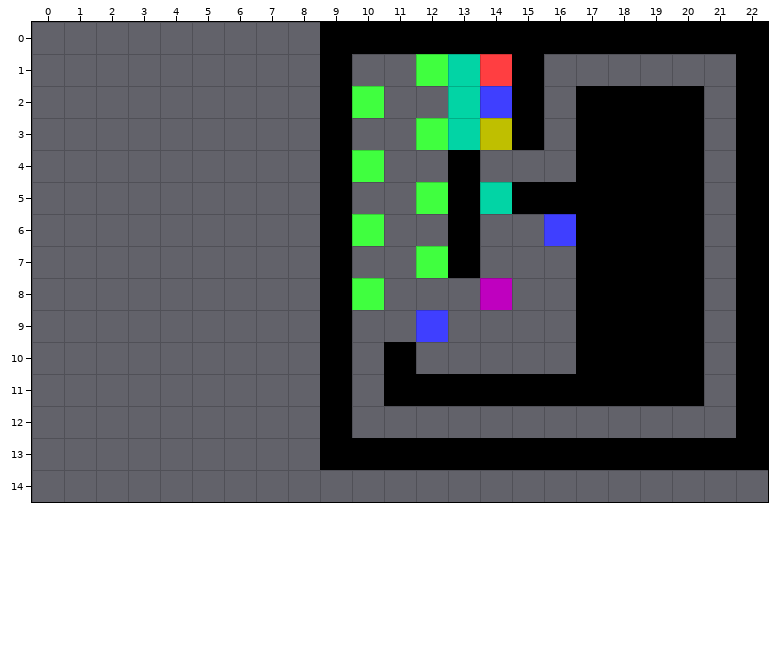
Two versions of a level (Tiled map, maps/World 1/map7.tmx). Above: the version before the commit.
Cells are 32x32 px. Shown: x 0..22, y 0..14. The old version is drawn lined up with the new one.
And afterwards:
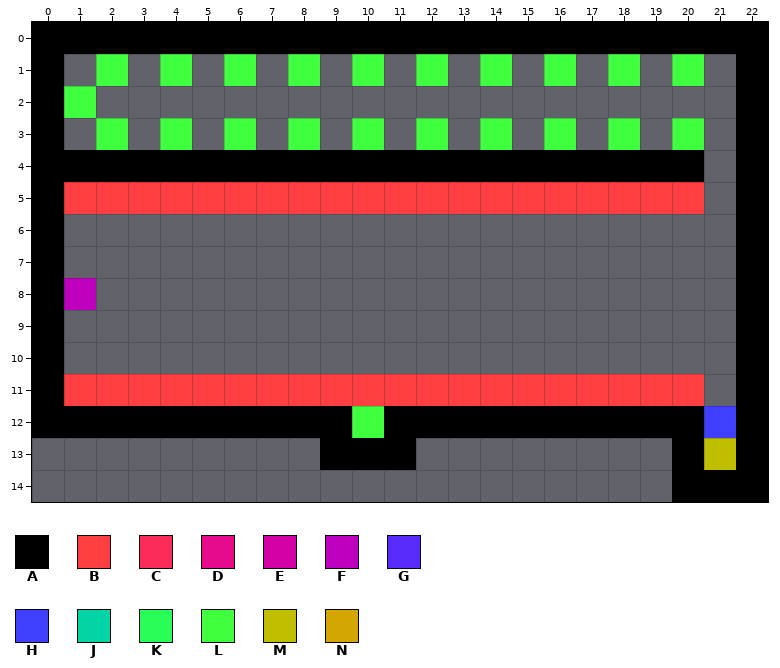
Key: from "basic": A 10 "Wall", B 11 "001", C 12 "002", D 14 "004", E 15 "005", F 16 "006", G 20 "010", H 21 "011", J 27 "017", K 30 "020", L 31 "021", M 36 "026", N 37 "027".
_ is an empty cell.
Objects are placed by their top-left corner, in cells (3,4 is the top-left corner of cell 3,4); size is 1x1 cell unless given.
Tiles replaced or removed in this view: A, C, D, H, J, L, N.
The edit:
Changed rows in their new state; . is an unchanged cell.
map size 14x14 -> 23x15 cells (old content now starts at 9,0; both pictures use the new coordinates)
Layer "tiles":
first column x 0:
 0 AAAAAAAAA..............
 1 A.K.K.K.K_K.._K_K.K.K..
 2 AK.......__..___.____..
 3 A.K.K.K.K_K.._K_K_K_K..
 4 AAAAAAAAA.AAA.AAA......
 5 ABBBBBBBBBBBBBBBBBBBB..
 6 A........__.._.._____..
 7 A........_..._...____..
 8 AE......._...._..____..
 9 A........_.......____..
10 A........_._.....____..
11 ABBBBBBBBBBBBBBBBBBBB..
12 AAAAAAAAA.KAAAAAAAAAAG.
13 ............________.N.
14 ....................AAA
Layer "objects":
added: L "toggle 'kills' to S5" at 2,1
added: L "toggle 'kills' to S1" at 4,1
added: L "toggle 'kills' to S30" at 6,1
added: L "toggle 'kills' to S6" at 8,1
added: L "toggle 'kills' to S25" at 10,1
added: L "toggle 'kills' to S9" at 14,1
added: L "toggle 'kills' to S15" at 16,1
added: L "toggle 'kills' to S11" at 18,1
added: L "toggle 'kills' to S38" at 20,1
added: L "toggle 'kills' to S35" at 1,2
added: L "toggle 'kills' to S2" at 20,3
added: L "toggle 'kills' to S26" at 18,3
added: L "toggle 'kills' to S12" at 16,3
added: L "toggle 'kills' to S24" at 14,3
added: L "toggle 'kills' to S9" at 10,3
added: L "toggle 'kills' to S33" at 8,3
added: L "toggle 'kills' to S19" at 6,3
added: L "toggle 'kills' to S17" at 4,3
added: L "toggle 'kills' to S24" at 2,3
added: B "S1" at 1,5
added: B "S2" at 2,5
added: B "S3" at 3,5
added: B "S4" at 4,5
added: B "S5" at 5,5
added: B "S6" at 6,5
added: B "S7" at 7,5
added: B "S8" at 8,5
added: B "S9" at 9,5
added: B "S10" at 10,5
added: B "S11" at 11,5
added: B "S12" at 12,5
added: B "S13" at 13,5
added: B "S14" at 14,5
added: B "S15" at 15,5
added: B "S16" at 16,5
added: B "S17" at 17,5
added: B "S18" at 18,5
added: B "S19" at 19,5
added: B "S20" at 20,5
added: F "Start" at 1,8
added: B "S21" at 1,11
added: B "S22" at 2,11
added: B "S23" at 3,11
added: B "S24" at 4,11
added: B "S25" at 5,11
added: B "S26" at 6,11
added: B "S27" at 7,11
added: B "S28" at 8,11
added: B "S29" at 9,11
added: B "S30" at 10,11
added: B "S31" at 11,11
added: B "S32" at 12,11
added: B "S33" at 13,11
added: B "S34" at 14,11
added: B "S35" at 15,11
added: B "S36" at 16,11
added: B "S37" at 17,11
added: B "S38" at 18,11
added: B "S39" at 19,11
added: B "S40" at 20,11
added: L "toggle 'unpassable' to 2" at 10,12
added: H "2" at 21,12
added: M "Flag" at 21,13
removed: J "glass" at 13,1
removed: B "2" at 14,1
removed: J "glass" at 13,2
removed: H "1" at 14,2
removed: L "toggle 'unpassable' to 1" at 10,2
removed: M "Flag" at 14,3
removed: J "glass" at 13,3
removed: L "toggle 'blocks vision' to 1" at 10,4
removed: J "glass" at 14,5
removed: L "toggle 'blocks vision' to gl" at 12,5
removed: L "transform Flag to 1" at 10,6
removed: H "1" at 16,6
removed: L "transform Flag to glass" at 12,7
removed: F "Start" at 14,8
removed: L "toggle 'win condition' to 2" at 10,8
removed: H "1" at 12,9
